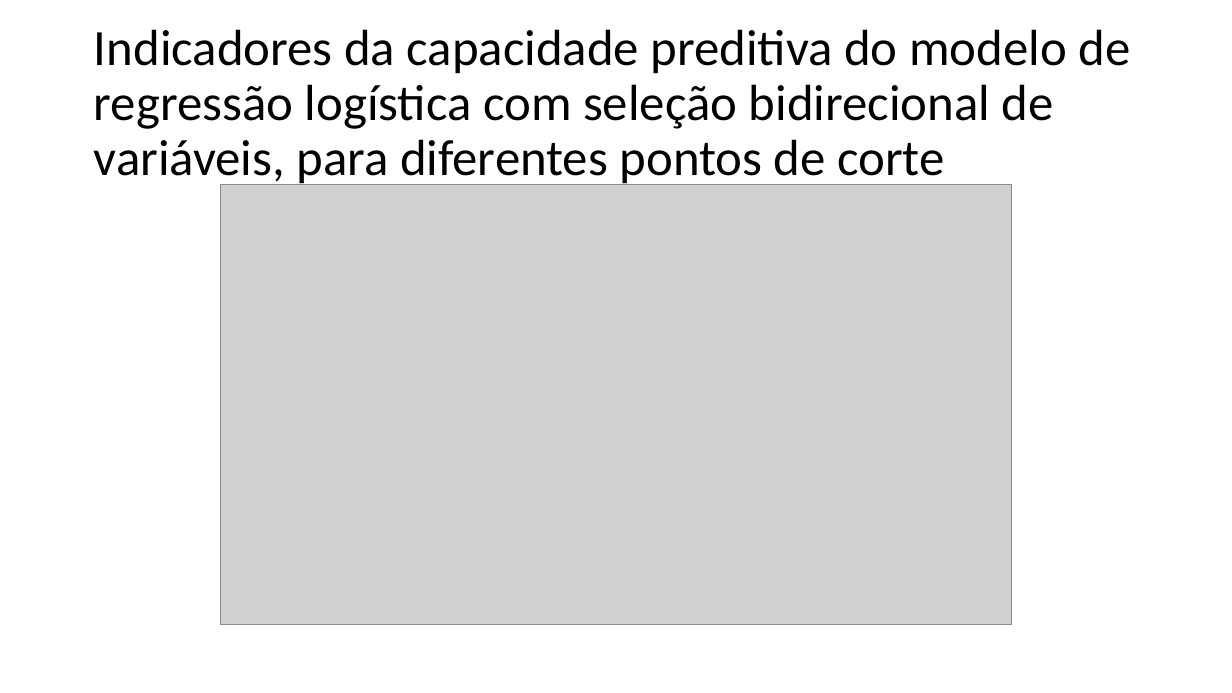
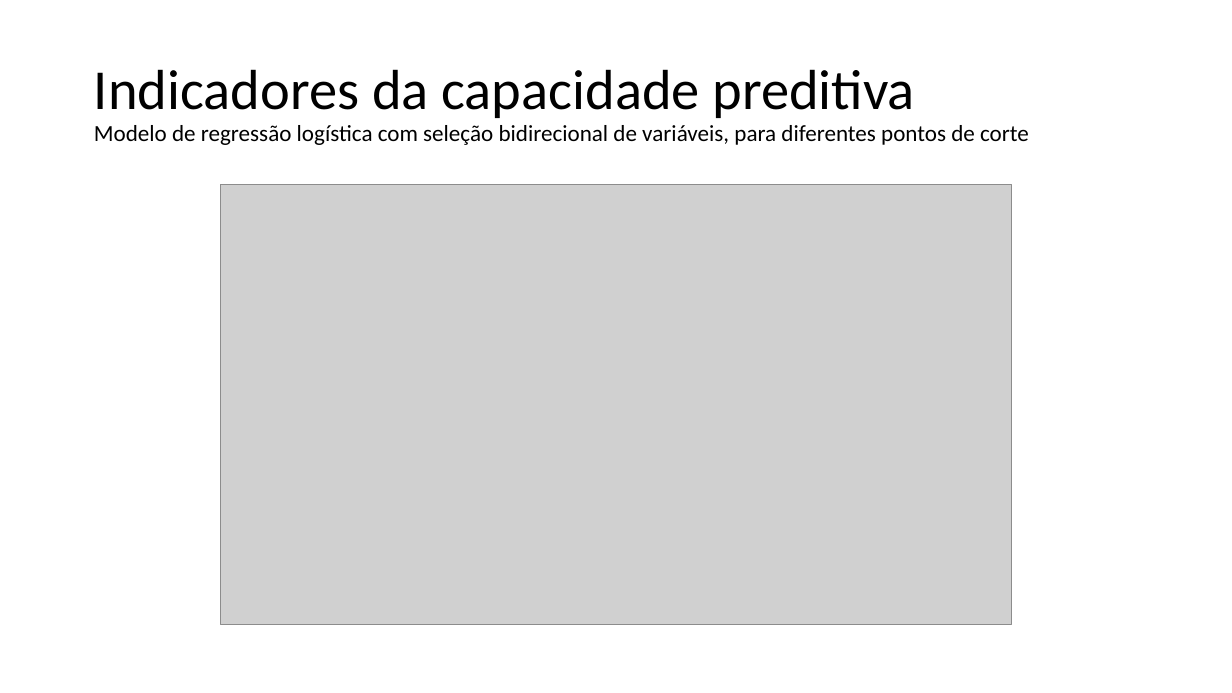
Before and after one commit to franzmonteiro/new_telco_churn, a slide deck: slide 14 of apresentacao.pptx. Drawn at 1232x693 pixels with LibreOffice and Linux fonts; fonts in the diff are those of the drawing; grey boxes stand for pictures; background and template pictures are left out. Boxes give left, top, right and bottom in pixels: in the first picture for what was removed or moved away, otherwise in the second. Text is boxed around its words. In the diff, an @@ line names an element or a change of style, - is before the commit and + after.

```diff
--- a/apresentacao.pptx
+++ b/apresentacao.pptx
@@ title at (94,69,1029,145): text changed; size 39.6 to 18 pt @@
-Indicadores da capacidade preditiva do modelo de regressão logística com seleção bidirecional de variáveis, para diferentes pontos de corte
+Indicadores da capacidade preditiva
+Modelo de regressão logística com seleção bidirecional de variáveis, para diferentes pontos de corte
```
Also in this commit, not shown: 10 other slides changed, 3 slides added, 4 slides removed.
